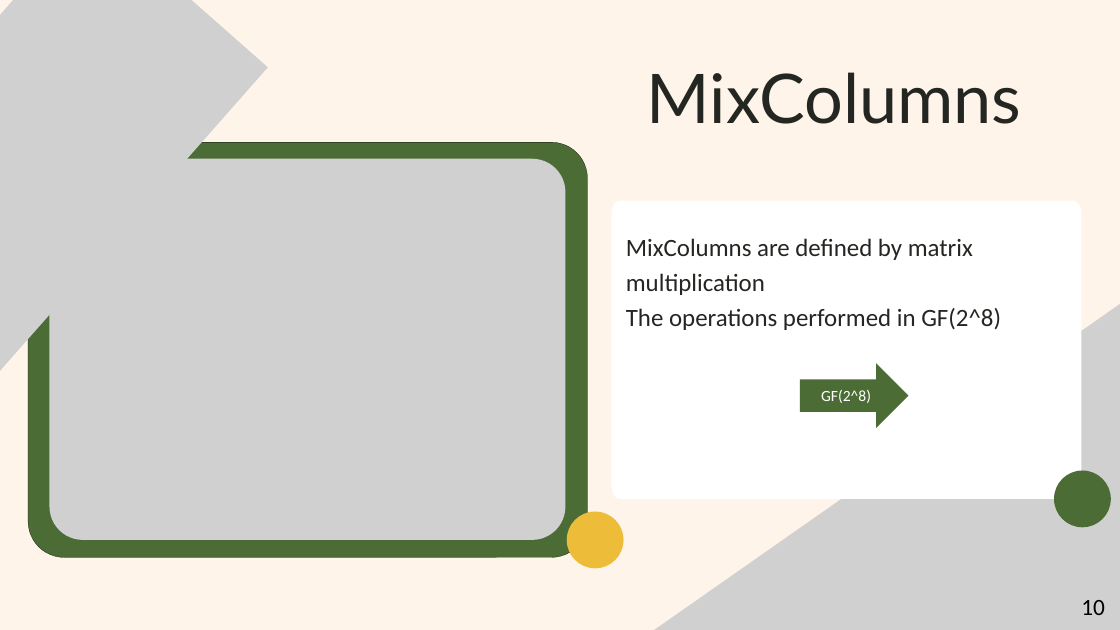
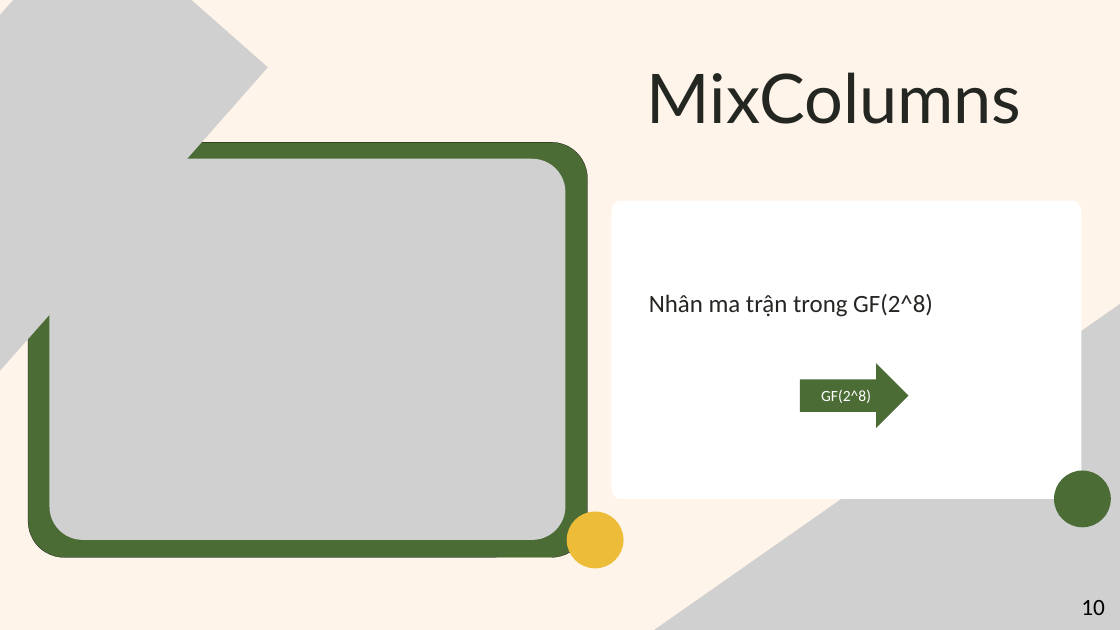
Before and after one commit to nokiddig/AES-XTS-Custom, a slide deck: slide 10 of Slide/Green and Yellow Illustration Digital Literacy Presentation.pptx. Drawn at 1120x630 pixels with LibreOffice and Linux fonts; fonts in the diff are those of the drawing; grey boxes stand for pictures. Boxes give left, top, right and bottom in pixels: in the first picture for what was removed or moved away, otherwise in the second. Text is boxed around its words. In the diff, an @@ line names an element or a change of style, - is before the commit and + after.

```diff
--- a/Slide/Green and Yellow Illustration Digital Literacy Presentation.pptx
+++ b/Slide/Green and Yellow Illustration Digital Literacy Presentation.pptx
@@ text at (649,294,933,317): text changed @@
-MixColumns are defined by matrix multiplication
-The operations performed in GF(2^8)
+Nhân ma trận trong GF(2^8)
```
Also in this commit, not shown: 8 other slides changed, 6 slides added, 4 slides removed, 14 other files.
